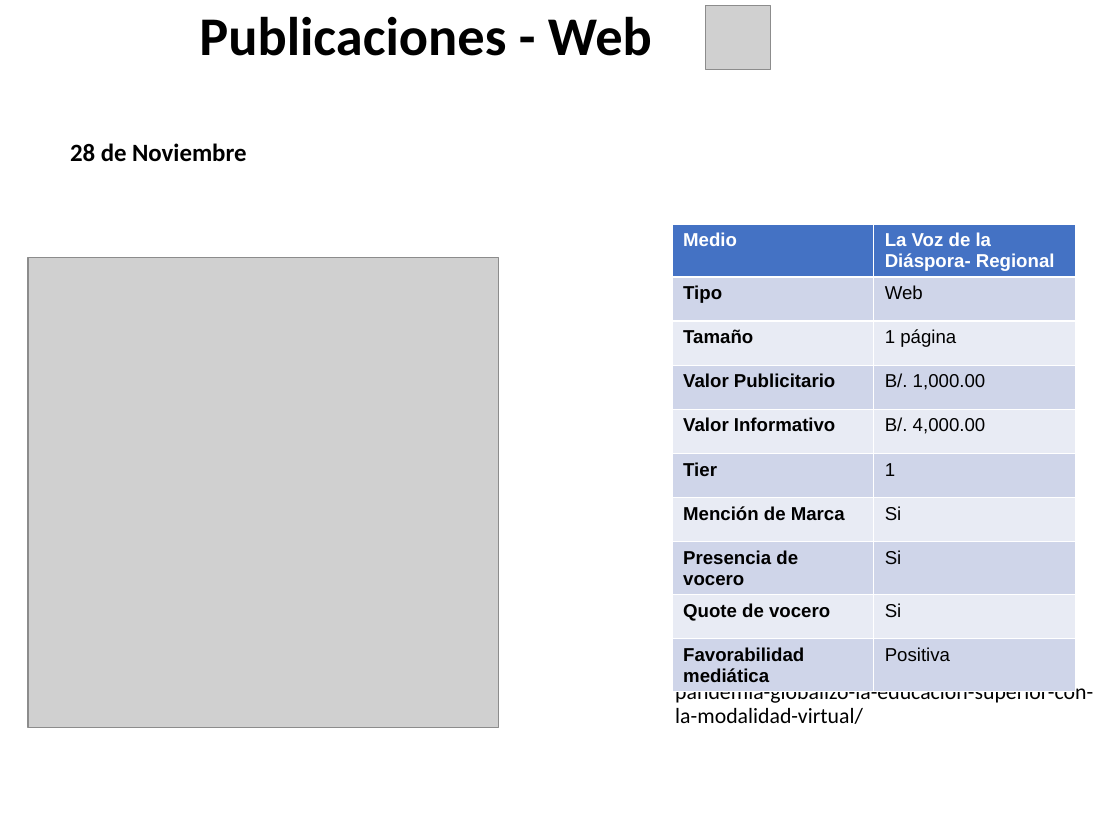
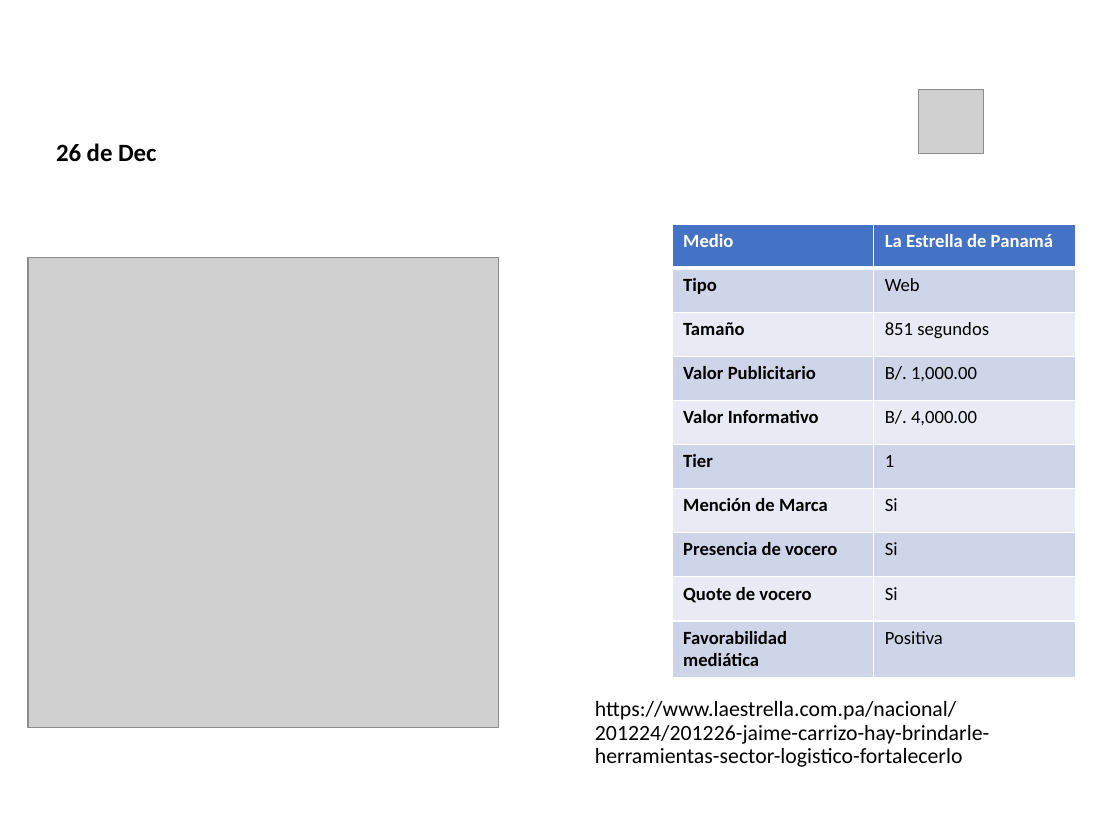
Before and after one commit to dgarci23/Report-Generator, a slide deck: slide 12 of Presentacion Terminada.pptx (slide 8 before the commit). Drawn at 1120x840 pixels with LibreOffice and Linux fonts; fonts in the diff are those of the drawing; grey boxes stand for pictures; background and template pictures are left out. Boxes give left, top, right and bottom in pixels: in the first picture for what was removed or moved away, otherwise in the second. Text is boxed around its words. In the diff, an @@ line names an element or a change of style, - is before the commit and + after.

```diff
--- a/Presentacion Terminada.pptx
+++ b/Presentacion Terminada.pptx
@@ title "Publicaciones - Web": place and size @@
-title "Publicaciones - Web" at [199,16,652,56]
+title "Publicaciones - Web" at [160,2,893,92]
@@ title "Publicaciones - Web" at [160,2,893,92]: text colour #000000 to #FFFFFF @@
@@ picture: place and size @@
-picture at [706,6,771,69]
+picture at [918,90,983,153]
@@ text at [56,143,157,162]: text changed @@
-28 de Noviembre
+26 de Dec
@@ table at [672,224,1075,670] @@
-row 1, column 2: La Voz de la Diáspora- Regional
+row 1, column 2: La Estrella de Panamá
-row 3, column 2: 1 página
+row 3, column 2: 851 segundos
@@ font Arial to Calibri in "Medio", "Tipo", "Web", "Tamaño" and 14 more places @@
@@ text removed at [675,657,1093,724] @@
-https://vozdeladiasporanews.com/la-pandemia-globalizo-la-educacion-superior-con-la-modalidad-virtual/
@@ text added at [595,701,989,767], 14 pt, text #000000 @@
+https://www.laestrella.com.pa/nacional/201224/201226-jaime-carrizo-hay-brindarle-herramientas-sector-logistico-fortalecerlo
```
Also in this commit, not shown: 22 other slides changed, 3 slides removed, 4 other files.
